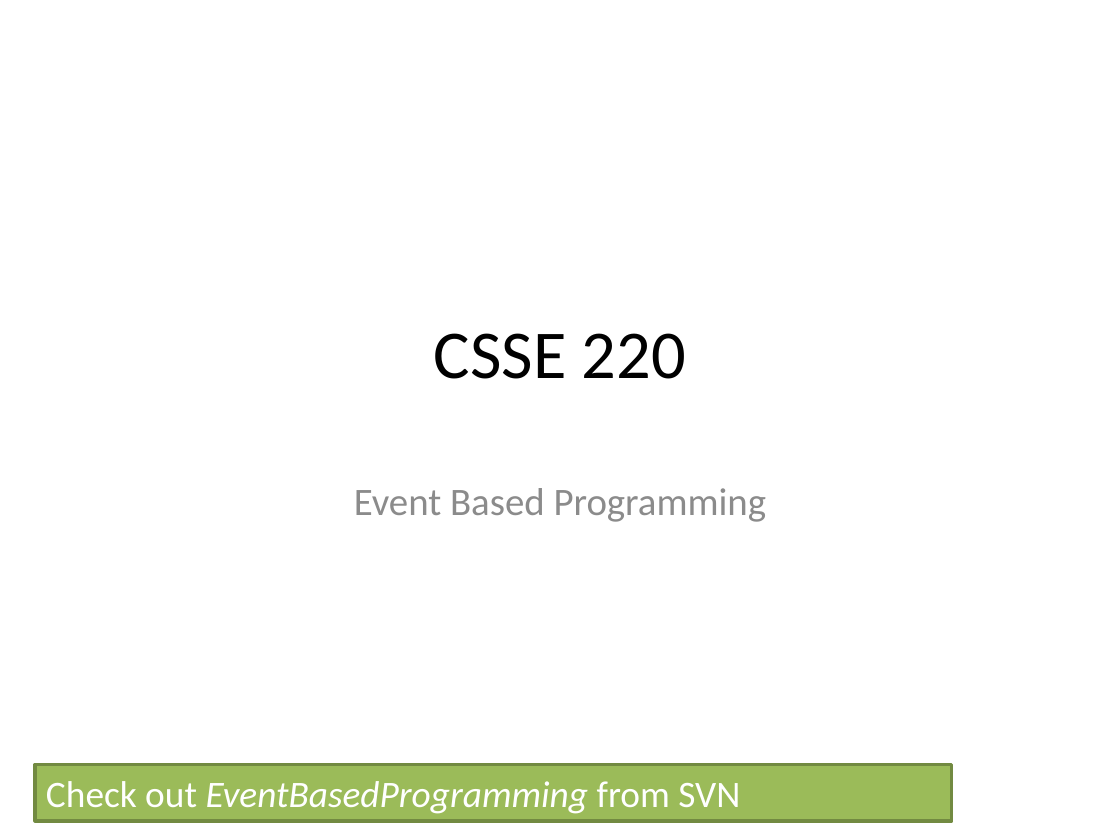
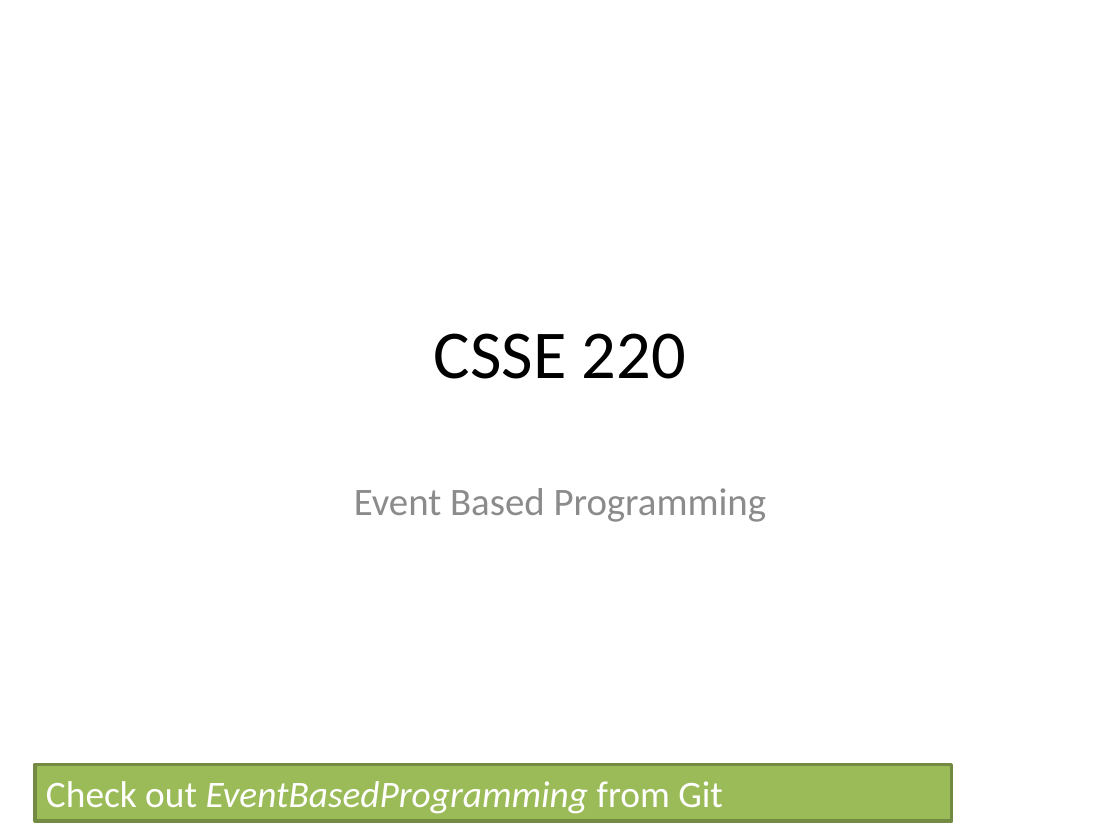
Before and after one commit to RHIT-CSSE/csse220, a slide deck: slide 1 of ClassMaterials/EventBasedProgramming/Slides/EventBasedProgramming.pptx. Drawn at 1120x840 pixels with LibreOffice and Linux fonts; fonts in the diff are those of the drawing. Boxes give left, top, right and bottom in pixels: in the first picture for what was removed or moved away, otherwise in the second. Text is boxed around its words. In the diff, an @@ line names an element or a change of style, - is before the commit and + after.

```diff
--- a/ClassMaterials/EventBasedProgramming/Slides/EventBasedProgramming.pptx
+++ b/ClassMaterials/EventBasedProgramming/Slides/EventBasedProgramming.pptx
@@ text in rectangle at bbox=[46, 781, 723, 814]: text changed @@
-Check out EventBasedProgramming from SVN
+Check out EventBasedProgramming from Git
```
Also in this commit, not shown: 3 other slides changed, 4 other files.
